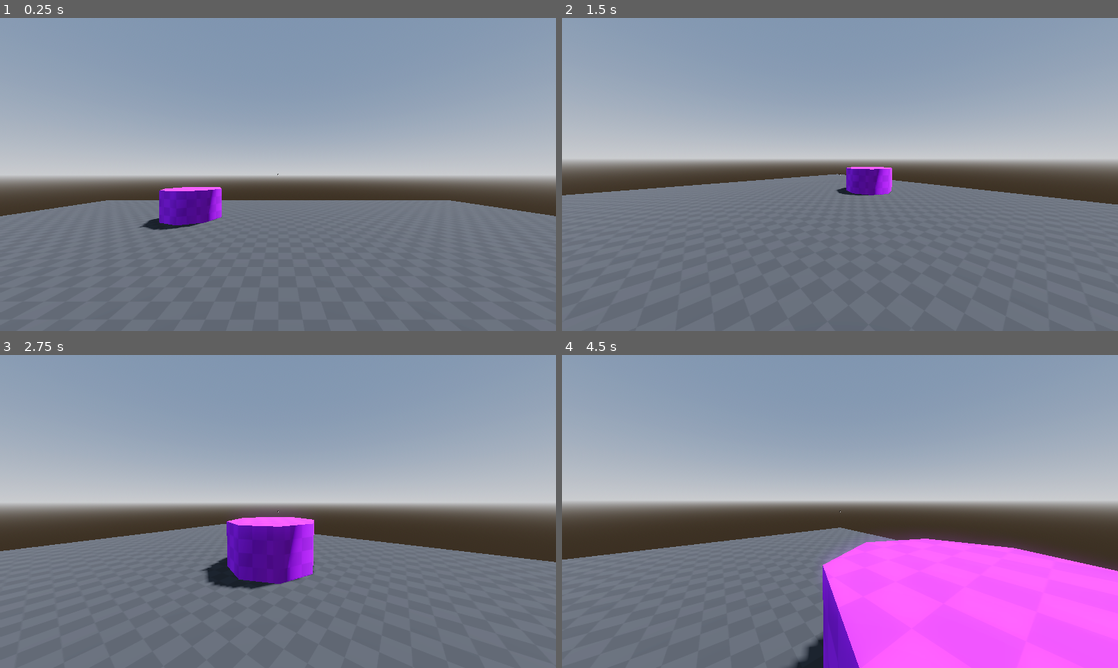
Above: before the commit, frames 1-4 (two rows, left to right).
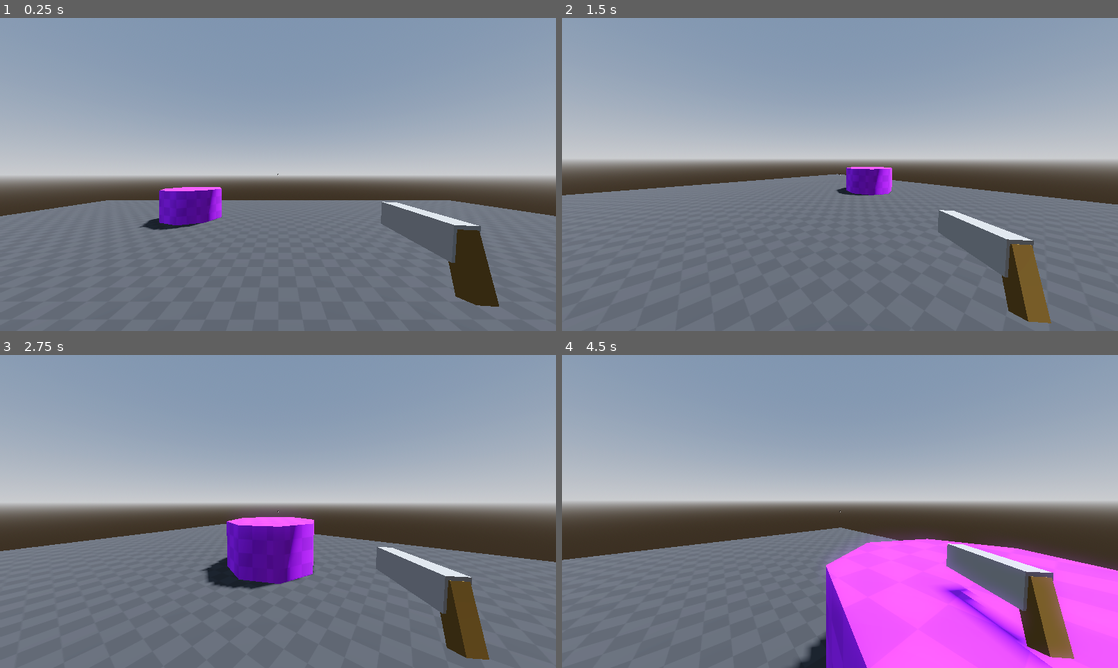
Above: after the commit, the same moments.

Repository: jsmiththree/AgoniumBingus
Game: Godot game, scene res://Scenes/game_manager.tscn
Two runs of this game, one before a commit and one after it. Both use one fixed random seed, a clock stepped at 60 frames per second and the inputs below.
Inputs (mouse positions are in pixels of both pictures, inside the frame that each line leads up to):
- Up to frame 1 (0.25 s): no input
- Up to frame 2 (1.5 s): tap Enter at 0.5 s; move the mouse to (962, 158) at 0.52 s; press the mouse at (962, 158) at 0.53 s; hold D (input_move_right) 0.53-1.28 s; tap Space (input_action_jump) at 0.77 s; move the mouse to (812, 174) at 1.27 s; release the mouse at (812, 174) at 1.28 s; hold W (input_move_forward) from 1.28 s (still down); tap Ctrl (input_action_crouch) at 1.35 s
- Up to frame 3 (2.75 s): keep holding W (input_move_forward); tap Space (input_action_jump) at 1.52 s; click (250, 511) at 1.55 s; move the mouse to (289, 505) at 2.02 s; press the mouse at (289, 505) at 2.03 s; tap E (input_action_interact) at 2.1 s
- Up to frame 4 (4.5 s): keep holding W (input_move_forward); move the mouse to (834, 517) at 2.77 s; release the mouse at (834, 517) at 2.78 s; tap Shift (input_action_sprint) at 2.85 s; tap Space (input_action_jump) at 3.02, 3.77 s; click (834, 517) at 3.05 s; move the mouse to (878, 514) at 3.52 s; press the mouse at (878, 514) at 3.53 s; move the mouse to (795, 508) at 4.27 s; release the mouse at (795, 508) at 4.28 s; click (795, 508) at 4.35 s

The runs differ from the first frame. In frame 1, 3.1% of the frame differs, in the area x 68-90%, y 58-93%; in frame 2, 2.6%; in frame 3, 2.6%; in frame 4, 5.3%, in the area x 0-100%, y 55-100%.

Commit message:
added gun

Diff:
--- /dev/null
+++ b/Scenes/Effects/muzzle_flash_particle.gd
@@ -0,0 +1,4 @@
+extends GPUParticles3D
+
+func _on_finished() -> void:
+	queue_free()
--- /dev/null
+++ b/Scenes/Effects/muzzle_flash_particle.tscn
@@ -0,0 +1,41 @@
+[gd_scene load_steps=6 format=3 uid="uid://p4shcdilbrjc"]
+
+[ext_resource type="Texture2D" uid="uid://di1v0mq84scta" path="res://Assets/Sprites/Effects/muzzle_flash.png" id="1_psuhu"]
+[ext_resource type="Script" uid="uid://clrbbsrwvuohv" path="res://Scenes/Effects/muzzle_flash_particle.gd" id="2_gnjqf"]
+
+[sub_resource type="ParticleProcessMaterial" id="ParticleProcessMaterial_gnjqf"]
+angle_min = -60.0
+angle_max = 60.0
+gravity = Vector3(0, 0, 0)
+
+[sub_resource type="StandardMaterial3D" id="StandardMaterial3D_r5wrd"]
+transparency = 4
+albedo_texture = ExtResource("1_psuhu")
+emission_enabled = true
+emission = Color(1, 0.862803, 0.18566, 1)
+emission_energy_multiplier = 2.0
+backlight_enabled = true
+backlight = Color(1, 1, 1, 1)
+disable_receive_shadows = true
+billboard_mode = 3
+particles_anim_h_frames = 1
+particles_anim_v_frames = 1
+particles_anim_loop = false
+
+[sub_resource type="QuadMesh" id="QuadMesh_5p2an"]
+material = SubResource("StandardMaterial3D_r5wrd")
+size = Vector2(0.5, 0.6)
+
+[node name="MuzzleFlashParticle" type="GPUParticles3D"]
+emitting = false
+amount = 1
+lifetime = 0.1
+one_shot = true
+speed_scale = 2.0
+explosiveness = 1.0
+local_coords = true
+process_material = SubResource("ParticleProcessMaterial_gnjqf")
+draw_pass_1 = SubResource("QuadMesh_5p2an")
+script = ExtResource("2_gnjqf")
+
+[connection signal="finished" from="." to="." method="_on_finished"]
--- a/Scenes/Modules/interaction_module_lever.tscn
+++ b/Scenes/Modules/interaction_module_lever.tscn
@@ -162,9 +162,8 @@
 blend_shape_mode = 0
 shadow_mesh = SubResource("ArrayMesh_e8nv0")
 
-[sub_resource type="CapsuleShape3D" id="CapsuleShape3D_22bme"]
-radius = 0.114029
-height = 0.471875
+[sub_resource type="BoxShape3D" id="BoxShape3D_22bme"]
+size = Vector3(0.3, 0.5, 0.05)
 
 [node name="InteractionModuleLever" type="Node3D"]
 script = ExtResource("1_aw07m")
@@ -194,6 +193,7 @@
 prompt_messages = Array[String](["Turn Off", "Turn On"])
 
 [node name="CollisionShape3D" type="CollisionShape3D" parent="Lever/Lever/InteractPointController"]
-shape = SubResource("CapsuleShape3D_22bme")
+transform = Transform3D(1, 0, 0, 0, 1, 0, 0, 0, 1, 0, -0.00101909, 0)
+shape = SubResource("BoxShape3D_22bme")
 
 [connection signal="interaction_triggered" from="Lever/Lever/InteractPointController" to="." method="_on_interact_point_controller_interaction_triggered"]
--- /dev/null
+++ b/Scenes/Modules/weapon_module.gd
@@ -0,0 +1,19 @@
+extends Node3D
+class_name WeaponModule
+
+@export var muzzle_flash_particle : PackedScene
+
+@onready var animation : AnimationPlayer = %AnimationPlayer
+@onready var muzzle_flash_origin: Marker3D = %MuzzleFlashOrigin
+
+
+func fire_weapon() -> void:
+	if animation.is_playing(): return
+
+	animation.play('weapon_fire', -1, 6.0)
+
+	GlobalFunc.camera_shake(GlobalVar.player.camera)
+
+	var muzzle_flash : GPUParticles3D = muzzle_flash_particle.instantiate()
+	muzzle_flash_origin.add_child(muzzle_flash)
+	muzzle_flash.emitting = true
--- /dev/null
+++ b/Scenes/Modules/weapon_module.tscn
@@ -0,0 +1,109 @@
+[gd_scene load_steps=10 format=3 uid="uid://cj4tyrcoxs2rh"]
+
+[ext_resource type="Script" uid="uid://bkpved4xuchl4" path="res://Scenes/Modules/weapon_module.gd" id="1_1cfao"]
+[ext_resource type="PackedScene" uid="uid://p4shcdilbrjc" path="res://Scenes/Effects/muzzle_flash_particle.tscn" id="2_ibthh"]
+
+[sub_resource type="StandardMaterial3D" id="StandardMaterial3D_uuwg4"]
+albedo_color = Color(0.509286, 0.509286, 0.509286, 1)
+
+[sub_resource type="BoxMesh" id="BoxMesh_xq8rw"]
+material = SubResource("StandardMaterial3D_uuwg4")
+size = Vector3(0.04, 0.06, 0.2)
+
+[sub_resource type="StandardMaterial3D" id="StandardMaterial3D_et0vs"]
+albedo_color = Color(0.356614, 0.264646, 0.0772406, 1)
+
+[sub_resource type="BoxMesh" id="BoxMesh_f3a6g"]
+material = SubResource("StandardMaterial3D_et0vs")
+size = Vector3(0.03, 0.1, 0.03)
+
+[sub_resource type="Animation" id="Animation_xq8rw"]
+length = 0.001
+tracks/0/type = "value"
+tracks/0/imported = false
+tracks/0/enabled = true
+tracks/0/path = NodePath("Handgun/AnimationPivot:rotation")
+tracks/0/interp = 1
+tracks/0/loop_wrap = true
+tracks/0/keys = {
+"times": PackedFloat32Array(0),
+"transitions": PackedFloat32Array(1),
+"update": 0,
+"values": [Vector3(0, 0, 0)]
+}
+tracks/1/type = "value"
+tracks/1/imported = false
+tracks/1/enabled = true
+tracks/1/path = NodePath("Handgun/AnimationPivot:position")
+tracks/1/interp = 1
+tracks/1/loop_wrap = true
+tracks/1/keys = {
+"times": PackedFloat32Array(0),
+"transitions": PackedFloat32Array(1),
+"update": 0,
+"values": [Vector3(0, 0, 0)]
+}
+
+[sub_resource type="Animation" id="Animation_uuwg4"]
+resource_name = "weapon_fire"
+length = 1.5
+step = 0.1
+tracks/0/type = "value"
+tracks/0/imported = false
+tracks/0/enabled = true
+tracks/0/path = NodePath("Handgun/AnimationPivot:rotation")
+tracks/0/interp = 1
+tracks/0/loop_wrap = true
+tracks/0/keys = {
+"times": PackedFloat32Array(0, 0.1, 0.3, 0.4, 0.6, 1, 1.5, 1.6),
+"transitions": PackedFloat32Array(1, 1, 1, 1, 1, 1, 1, 1),
+"update": 0,
+"values": [Vector3(0, 0, 0), Vector3(0, 0, 0), Vector3(0.429543, 0, 0), Vector3(0.429543, 0, 0), Vector3(0, 0, 0), Vector3(0, 0, 0), Vector3(0, 0, 0), Vector3(0.174533, 0, 0)]
+}
+tracks/1/type = "value"
+tracks/1/imported = false
+tracks/1/enabled = true
+tracks/1/path = NodePath("Handgun/AnimationPivot:position")
+tracks/1/interp = 1
+tracks/1/loop_wrap = true
+tracks/1/keys = {
+"times": PackedFloat32Array(0, 0.1, 0.5, 1, 1.5),
+"transitions": PackedFloat32Array(1, 1, 1, 1, 1),
+"update": 0,
+"values": [Vector3(0, 0, 0), Vector3(0, 0, 0.0203572), Vector3(0, 0, 0.0180953), Vector3(0, 0, 0), Vector3(0, 0, 0)]
+}
+
+[sub_resource type="AnimationLibrary" id="AnimationLibrary_xq8rw"]
+_data = {
+&"RESET": SubResource("Animation_xq8rw"),
+&"weapon_fire": SubResource("Animation_uuwg4")
+}
+
+[node name="WeaponModuleHandgun" type="Node3D"]
+script = ExtResource("1_1cfao")
+muzzle_flash_particle = ExtResource("2_ibthh")
+
+[node name="Handgun" type="Node3D" parent="."]
+
+[node name="AnimationPivot" type="Node3D" parent="Handgun"]
+
+[node name="Barrel" type="MeshInstance3D" parent="Handgun/AnimationPivot"]
+transform = Transform3D(1, 0, 0, 0, 1, 0, 0, 0, 1, 0, 0.0759159, -0.0648998)
+mesh = SubResource("BoxMesh_xq8rw")
+skeleton = NodePath("../../..")
+
+[node name="Handle" type="MeshInstance3D" parent="Handgun/AnimationPivot/Barrel"]
+transform = Transform3D(1, 0, 0, 0, 0.954016, 0.299757, 0, -0.299757, 0.954016, 0, -0.0281767, 0.103362)
+mesh = SubResource("BoxMesh_f3a6g")
+skeleton = NodePath("../../../..")
+
+[node name="MuzzleFlashOrigin" type="Marker3D" parent="Handgun"]
+unique_name_in_owner = true
+transform = Transform3D(1, 0, 0, 0, 1, 0, 0, 0, 1, 0, 0.0917106, -0.167729)
+gizmo_extents = 0.0
+
+[node name="AnimationPlayer" type="AnimationPlayer" parent="."]
+unique_name_in_owner = true
+libraries = {
+&"": SubResource("AnimationLibrary_xq8rw")
+}
--- a/Scenes/Player/camera_controller.gd
+++ b/Scenes/Player/camera_controller.gd
@@ -5,7 +5,8 @@
 
 @onready var bounce_pivot: Node3D = %BouncePivot
 @onready var rotation_pivot: Node3D = %RotationPivot
-@onready var bob_pivot: Node3D = %BobPivot
+@onready var camera_bob_pivot: Node3D = %CameraBobPivot
+@onready var weapon_bob_pivot: Node3D = %WeaponBobPivot
 @onready var camera: Camera3D = %Camera3D
 
 var camera_tilt_lower_limit : float = deg_to_rad(-90.0)
@@ -91,9 +92,15 @@
 		var target_bob_x: float = max_bob_width * sin(time_passed * bob_rate) * bob_factor
 		var target_bob_y: float = max_bob_height * pow(sin(time_passed * bob_rate), 2) * bob_factor
 
-		bob_pivot.position.x = lerpf(bob_pivot.position.x, target_bob_x, 0.1)
-		bob_pivot.position.y = lerpf(bob_pivot.position.y, -target_bob_y, 0.1)
+		weapon_bob_pivot.position.x = lerpf(weapon_bob_pivot.position.x, target_bob_x * 0.5, 0.1)
+		weapon_bob_pivot.position.y = lerpf(weapon_bob_pivot.position.y, -target_bob_y * 0.5, 0.1)
+
+		camera_bob_pivot.position.x = lerpf(camera_bob_pivot.position.x, target_bob_x, 0.1)
+		camera_bob_pivot.position.y = lerpf(camera_bob_pivot.position.y, -target_bob_y, 0.1)
 
 	else:
-		bob_pivot.position.x = lerpf(bob_pivot.position.x, 0.0, 0.2)
-		bob_pivot.position.y = lerpf(bob_pivot.position.y, 0.0, 0.2)
+		weapon_bob_pivot.position.x = lerpf(weapon_bob_pivot.position.x, 0.0, 0.2)
+		weapon_bob_pivot.position.y = lerpf(weapon_bob_pivot.position.y, 0.0, 0.2)
+
+		camera_bob_pivot.position.x = lerpf(camera_bob_pivot.position.x, 0.0, 0.2)
+		camera_bob_pivot.position.y = lerpf(camera_bob_pivot.position.y, 0.0, 0.2)
--- a/Scenes/Player/player_controller.gd
+++ b/Scenes/Player/player_controller.gd
@@ -18,7 +18,7 @@
 var _is_crouching : bool = false
 
 func _ready() -> void:
-	## set player camera fov
+	GlobalVar.player = self
 	camera.fov = GlobalVar.first_person_fov
 
 func _physics_process(_delta: float) -> void:
--- a/Scenes/Player/player_controller.tscn
+++ b/Scenes/Player/player_controller.tscn
@@ -6,6 +6,8 @@
 [ext_resource type="Script" uid="uid://db8cfnri6k31c" path="res://Scenes/Player/PlayerStates/player_state_idle.gd" id="3_veqsw"]
 [ext_resource type="Script" uid="uid://cmq0pxur8e4gx" path="res://Scenes/Player/interaction_controller.gd" id="4_icmko"]
 [ext_resource type="Script" uid="uid://dk5kchaswehre" path="res://Scenes/Player/PlayerStates/player_state_ground_movement.gd" id="5_gym7l"]
+[ext_resource type="Script" uid="uid://dc1vjw42qgse0" path="res://Scenes/Player/weapon_controller.gd" id="5_sj6w7"]
+[ext_resource type="PackedScene" uid="uid://cj4tyrcoxs2rh" path="res://Scenes/Modules/weapon_module.tscn" id="5_wvxe2"]
 [ext_resource type="Script" uid="uid://qbwwfwkdn8g3" path="res://Scenes/Player/debug_panel.gd" id="6_uta3u"]
 [ext_resource type="Script" uid="uid://cnbes6qq4k7i7" path="res://Scenes/Player/PlayerStates/player_state_air_movement.gd" id="7_w6ygp"]
 
@@ -184,22 +186,23 @@
 [node name="RotationPivot" type="Node3D" parent="CameraController/BouncePivot"]
 unique_name_in_owner = true
 
-[node name="BobPivot" type="Node3D" parent="CameraController/BouncePivot/RotationPivot"]
-unique_name_in_owner = true
-
-[node name="Camera3D" type="Camera3D" parent="CameraController/BouncePivot/RotationPivot/BobPivot"]
-unique_name_in_owner = true
-
-[node name="InteractionController" type="RayCast3D" parent="CameraController/BouncePivot/RotationPivot/BobPivot/Camera3D"]
+[node name="CameraBobPivot" type="Node3D" parent="CameraController/BouncePivot/RotationPivot"]
+unique_name_in_owner = true
+
+[node name="Camera3D" type="Camera3D" parent="CameraController/BouncePivot/RotationPivot/CameraBobPivot"]
+unique_name_in_owner = true
+
+[node name="InteractionController" type="RayCast3D" parent="CameraController/BouncePivot/RotationPivot/CameraBobPivot/Camera3D"]
 target_position = Vector3(0, 0, -1)
 collision_mask = 16
 collide_with_areas = true
 collide_with_bodies = false
+debug_shape_thickness = 1
 script = ExtResource("4_icmko")
 
-[node name="InteractPrompt" type="CanvasLayer" parent="CameraController/BouncePivot/RotationPivot/BobPivot/Camera3D/InteractionController"]
-
-[node name="PromptLabel" type="Label" parent="CameraController/BouncePivot/RotationPivot/BobPivot/Camera3D/InteractionController/InteractPrompt"]
+[node name="InteractPrompt" type="CanvasLayer" parent="CameraController/BouncePivot/RotationPivot/CameraBobPivot/Camera3D/InteractionController"]
+
+[node name="PromptLabel" type="Label" parent="CameraController/BouncePivot/RotationPivot/CameraBobPivot/Camera3D/InteractionController/InteractPrompt"]
 unique_name_in_owner = true
 anchors_preset = 15
 anchor_right = 1.0
@@ -213,7 +216,7 @@
 horizontal_alignment = 1
 vertical_alignment = 1
 
-[node name="CrosshairContainer" type="CenterContainer" parent="CameraController/BouncePivot/RotationPivot/BobPivot/Camera3D/InteractionController/InteractPrompt"]
+[node name="CrosshairContainer" type="CenterContainer" parent="CameraController/BouncePivot/RotationPivot/CameraBobPivot/Camera3D/InteractionController/InteractPrompt"]
 anchors_preset = 15
 anchor_right = 1.0
 anchor_bottom = 1.0
@@ -221,17 +224,30 @@
 grow_vertical = 2
 mouse_filter = 2
 
-[node name="Outline" type="ColorRect" parent="CameraController/BouncePivot/RotationPivot/BobPivot/Camera3D/InteractionController/InteractPrompt/CrosshairContainer"]
+[node name="Outline" type="ColorRect" parent="CameraController/BouncePivot/RotationPivot/CameraBobPivot/Camera3D/InteractionController/InteractPrompt/CrosshairContainer"]
 custom_minimum_size = Vector2(5, 5)
 layout_mode = 2
 mouse_filter = 2
 color = Color(0, 0, 0, 0.588235)
 
-[node name="Crosshair" type="ColorRect" parent="CameraController/BouncePivot/RotationPivot/BobPivot/Camera3D/InteractionController/InteractPrompt/CrosshairContainer"]
+[node name="Crosshair" type="ColorRect" parent="CameraController/BouncePivot/RotationPivot/CameraBobPivot/Camera3D/InteractionController/InteractPrompt/CrosshairContainer"]
 custom_minimum_size = Vector2(3, 3)
 layout_mode = 2
 mouse_filter = 2
 
+[node name="WeaponController" type="Node3D" parent="CameraController/BouncePivot/RotationPivot/CameraBobPivot/Camera3D" node_paths=PackedStringArray("weapon")]
+script = ExtResource("5_sj6w7")
+weapon = NodePath("WeaponBobPivot/WeaponModule")
+
+[node name="WeaponBobPivot" type="Node3D" parent="CameraController/BouncePivot/RotationPivot/CameraBobPivot/Camera3D/WeaponController"]
+unique_name_in_owner = true
+
+[node name="WeaponModule" parent="CameraController/BouncePivot/RotationPivot/CameraBobPivot/Camera3D/WeaponController/WeaponBobPivot" instance=ExtResource("5_wvxe2")]
+transform = Transform3D(1.99679, 0.0723528, -0.0871416, -0.0743912, 1.9981, -0.0456272, 0.085408, 0.0487954, 1.99758, 0.584698, -0.368239, -0.605813)
+
+[node name="WeaponAimCast" type="RayCast3D" parent="CameraController/BouncePivot/RotationPivot/CameraBobPivot/Camera3D/WeaponController"]
+target_position = Vector3(0, 0, -100)
+
 [node name="StateMachine" type="Node" parent="." node_paths=PackedStringArray("CURRENT_STATE")]
 script = ExtResource("3_kfrkp")
 CURRENT_STATE = NodePath("Idle")
--- /dev/null
+++ b/Scenes/Player/weapon_controller.gd
@@ -0,0 +1,8 @@
+extends Node3D
+class_name WeaponController
+
+@export var weapon : WeaponModule
+
+func _physics_process(_delta: float) -> void:
+	if Input.is_action_just_pressed('input_left_mouse'):
+		weapon.fire_weapon()
--- /dev/null
+++ b/Scripts/Globals/global_functions.gd
@@ -0,0 +1,21 @@
+extends Node
+
+@export var period = 0.15
+@export var magnitude = 0.05
+
+func camera_shake(camera: Camera3D):
+	var initial_transform = camera.transform
+	var elapsed_time = 0.0
+
+	while elapsed_time < period:
+		var offset = Vector3(
+			randf_range(-magnitude, magnitude),
+			randf_range(-magnitude, magnitude),
+			0.0
+		)
+
+		camera.transform.origin = initial_transform.origin + offset
+		elapsed_time += get_process_delta_time()
+		await get_tree().process_frame
+
+	camera.transform = initial_transform
--- a/Scripts/Globals/global_var.gd
+++ b/Scripts/Globals/global_variables.gd
@@ -1,7 +1,7 @@
 extends Node
 
 var game_manager : GameManager
-
+var player : PlayerController
 
 ## temp player properties
 var first_person_fov : float = 85.0
--- a/project.godot
+++ b/project.godot
@@ -17,7 +17,8 @@
 
 [autoload]
 
-GlobalVar="*res://Scripts/Globals/global_var.gd"
+GlobalVar="*res://Scripts/Globals/global_variables.gd"
+GlobalFunc="*res://Scripts/Globals/global_functions.gd"
 
 [display]
 
Binary file added: Assets/Sprites/Effects/muzzle_flash.png
Not shown, added: Scenes/Effects/muzzle_flash_particle.gd.uid
Not shown, added: Scenes/Modules/weapon_module.gd.uid
Not shown: 1 places in Scenes/Player/player_controller.tscn that only renumber resources
Not shown, added: Scenes/Player/weapon_controller.gd.uid
Not shown, added: Scripts/Globals/global_functions.gd.uid
Renamed: Scripts/Globals/global_var.gd.uid -> Scripts/Globals/global_variables.gd.uid
